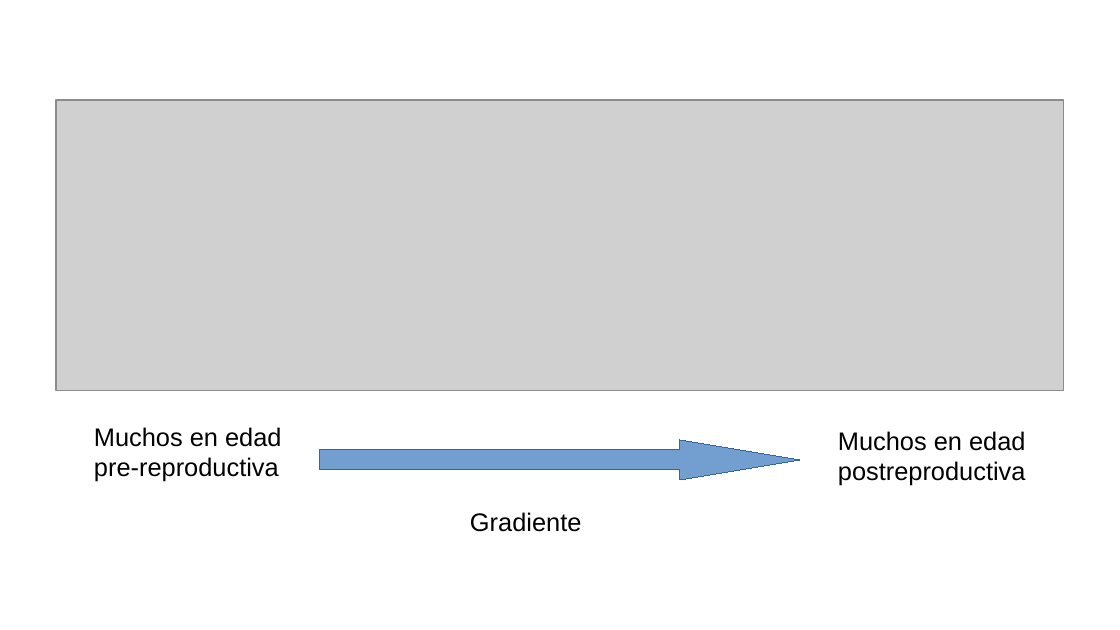
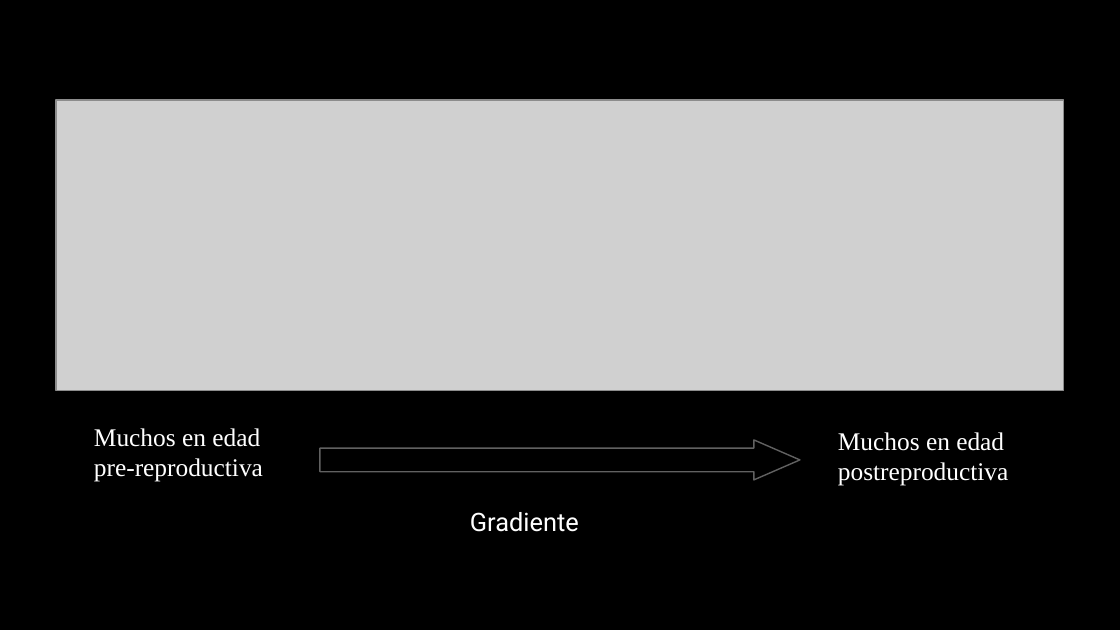
Before and after one commit to gerardommc/Ecologia-poblaciones, a slide deck: slide 15 of Unidad-1/Ciclos-vida.odp. Drawn at 1120x630 pixels with LibreOffice and Linux fonts; fonts in the diff are those of the drawing; grey boxes stand for pictures. Boxes give left, top, right and bottom in pixels: in the first picture for what was removed or moved away, otherwise in the second. Text is boxed around its words. In the diff, an @@ line names an element or a change of style, - is before the commit and + after.

```diff
--- a/Unidad-1/Ciclos-vida.odp
+++ b/Unidad-1/Ciclos-vida.odp
@@ background #FFFFFF to #000000 @@
@@ text "Muchos en edad pre-reproductiva" at <box>94,428,263,482</box>: font Arial to Times New Roman, text colour #000000 to #FFFFFF @@
@@ right arrow at <box>320,440,800,480</box>: fill #729FCF to none; outline #3465A4 0 pt to #616161 0.99 pt; proportions changed @@
@@ text "Muchos en edad postreproductiva" at <box>838,432,1008,486</box>: font Arial to Times New Roman, text colour #000000 to #FFFFFF @@
@@ text "Gradiente" at <box>470,512,579,532</box>: font Arial to Roboto, text colour #000000 to #FFFFFF @@
```
Also in this commit, not shown: 15 other slides changed, 1 other file.
